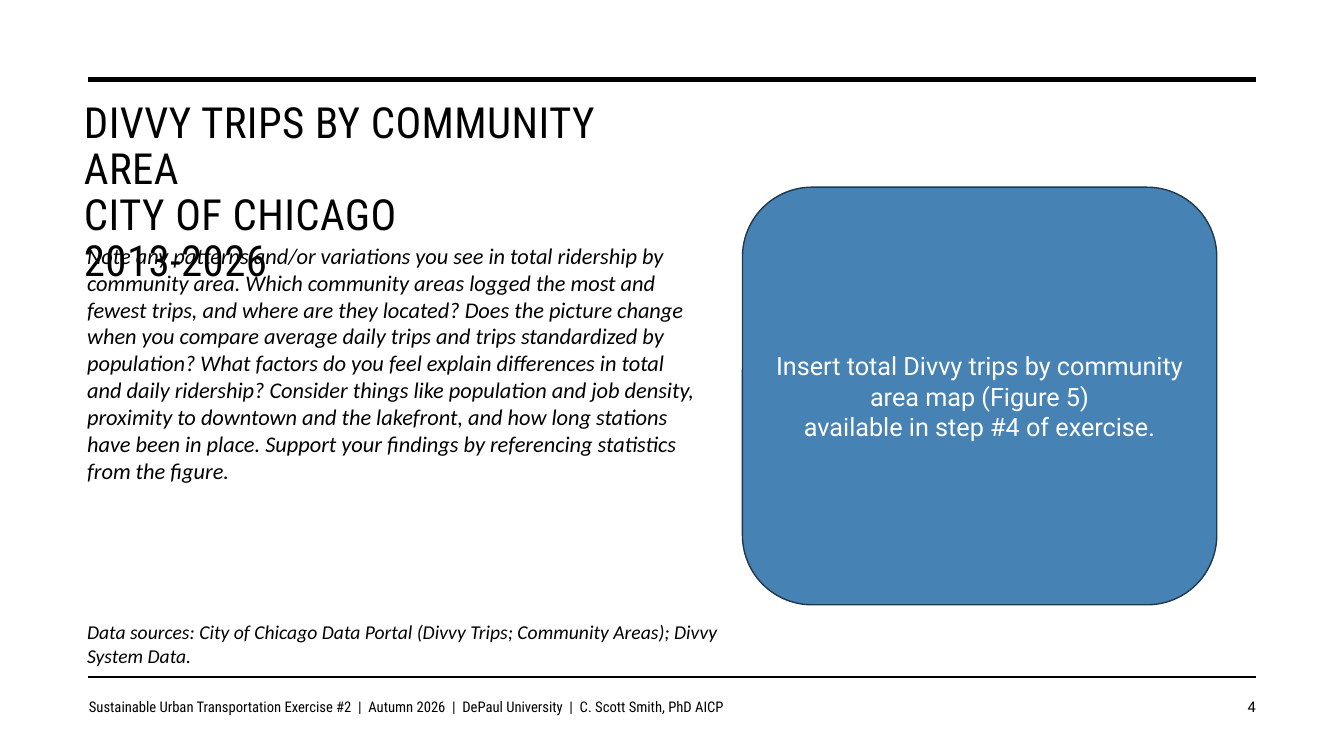
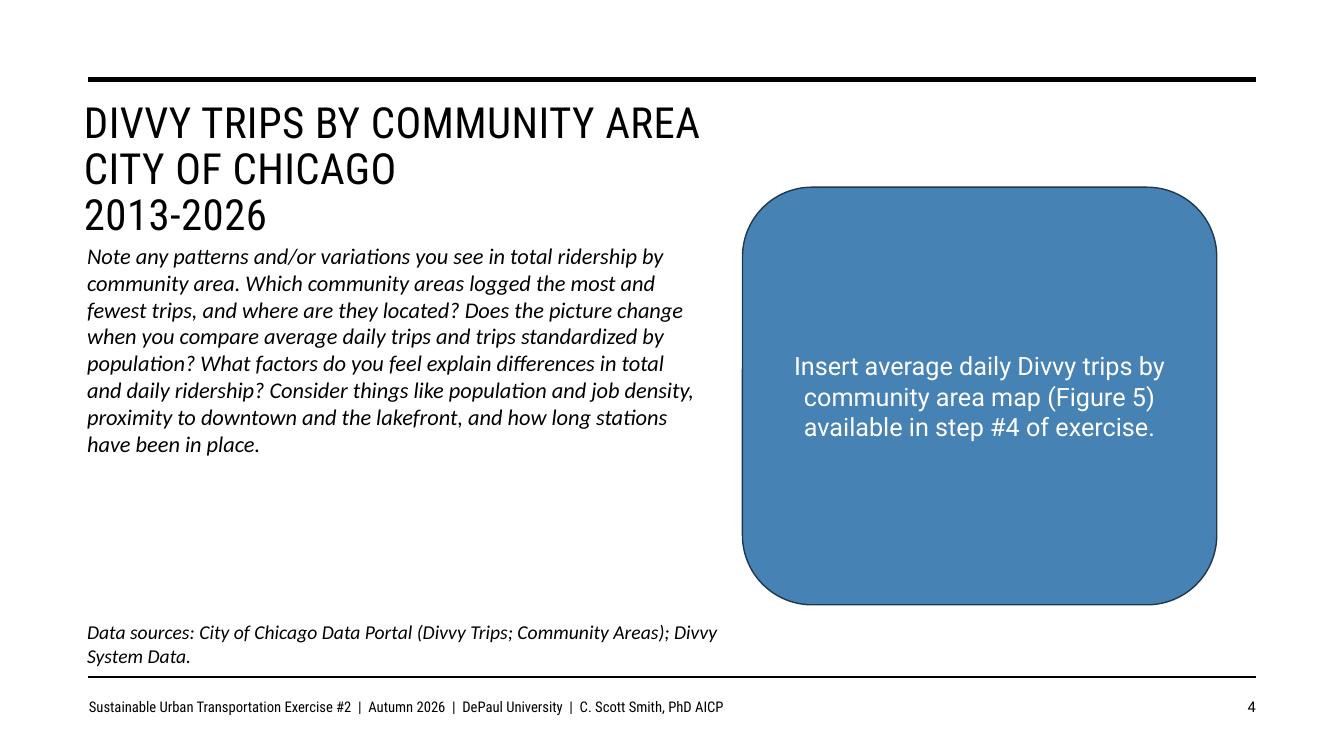
Before and after one commit to justenvirons/pedagogy, a slide deck: slide 4 of 2027/GEO330_Fall_Quarter/exercises/Exercise_02/slides/Exercise02_Template.pptx. Drawn at 1344x756 pixels with LibreOffice and Linux fonts; fonts in the diff are those of the drawing. Boxes give left, top, right and bottom in pixels: in the first picture for what was removed or moved away, otherwise in the second. Text is boxed around its words. In the diff, an @@ line names an element or a change of style, - is before the commit and + after.

```diff
--- a/2027/GEO330_Fall_Quarter/exercises/Exercise_02/slides/Exercise02_Template.pptx
+++ b/2027/GEO330_Fall_Quarter/exercises/Exercise_02/slides/Exercise02_Template.pptx
@@ title "DIVVY TRIPS BY COMMUNITY AREA ..." rewrapped from bbox=[84, 107, 595, 287] to bbox=[84, 107, 700, 231] @@
@@ text at bbox=[87, 248, 694, 456]: text changed @@
-Note any patterns and/or variations you see in total ridership by community area. Which community areas logged the most and fewest trips, and where are they located? Does the picture change when you compare average daily trips and trips standardized by population? What factors do you feel explain differences in total and daily ridership? Consider things like population and job density, proximity to downtown and the lakefront, and how long stations have been in place. Support your findings by referencing statistics from the figure.
+Note any patterns and/or variations you see in total ridership by community area. Which community areas logged the most and fewest trips, and where are they located? Does the picture change when you compare average daily trips and trips standardized by population? What factors do you feel explain differences in total and daily ridership? Consider things like population and job density, proximity to downtown and the lakefront, and how long stations have been in place.
@@ text in rounded rectangle at bbox=[794, 356, 1165, 441]: text changed @@
-Insert total Divvy trips by community area map (Figure 5)
-available in step #4 of exercise.
+Insert average daily Divvy trips by community area map (Figure 5)
+available in step #4 of exercise.
```
Also in this commit, not shown: 6 other slides changed, 2 other files.
